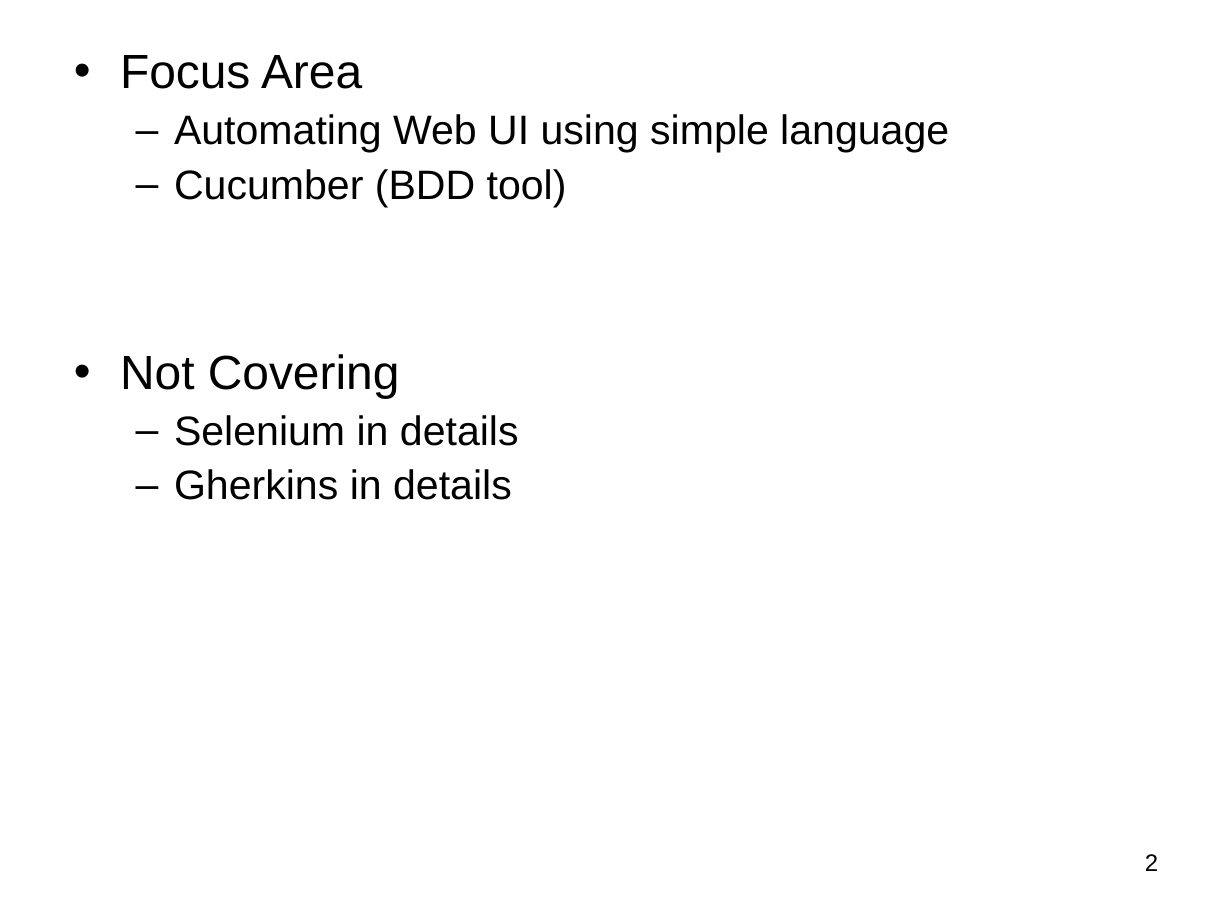
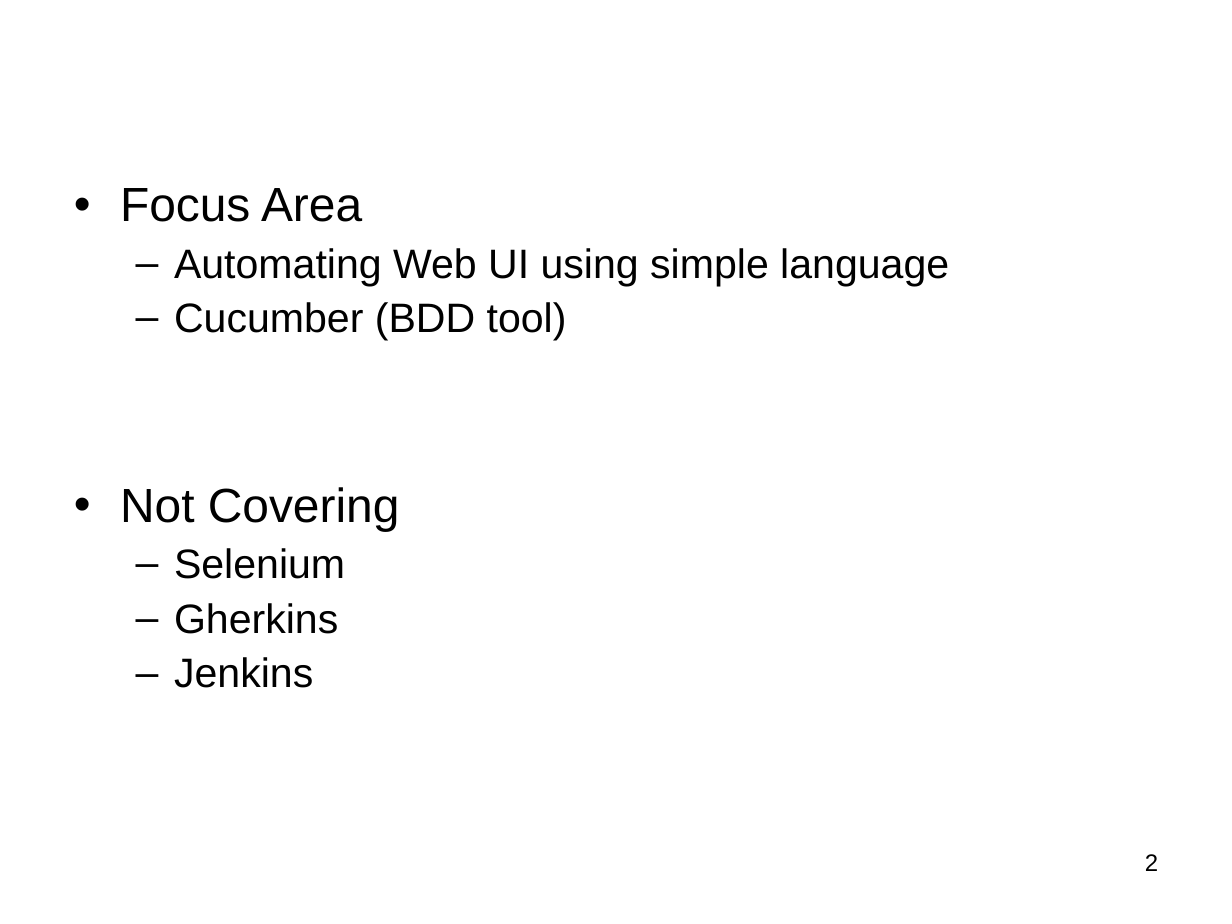
Before and after one commit to sourisengupta/CucumberDemo, a slide deck: slide 2 of WebUI Automation Using Simple English.ppt. Drawn at 1232x924 pixels with LibreOffice and Linux fonts; fonts in the diff are those of the drawing; background and template pictures are left out. Boxes give left, top, right and bottom in pixels: in the first picture for what was removed or moved away, otherwise in the second. Text is boxed around its words. In the diff, an @@ line names an element or a change of style, - is before the commit and + after.

Commit message:
ppt updated

```diff
--- a/WebUI Automation Using Simple English.ppt
+++ b/WebUI Automation Using Simple English.ppt
@@ text at (x1=174, y1=548, x2=345, y2=688): text changed @@
-  – Selenium in details
-  – Gherkins in details
+  – Selenium
+  – Gherkins
+  – Jenkins
```
